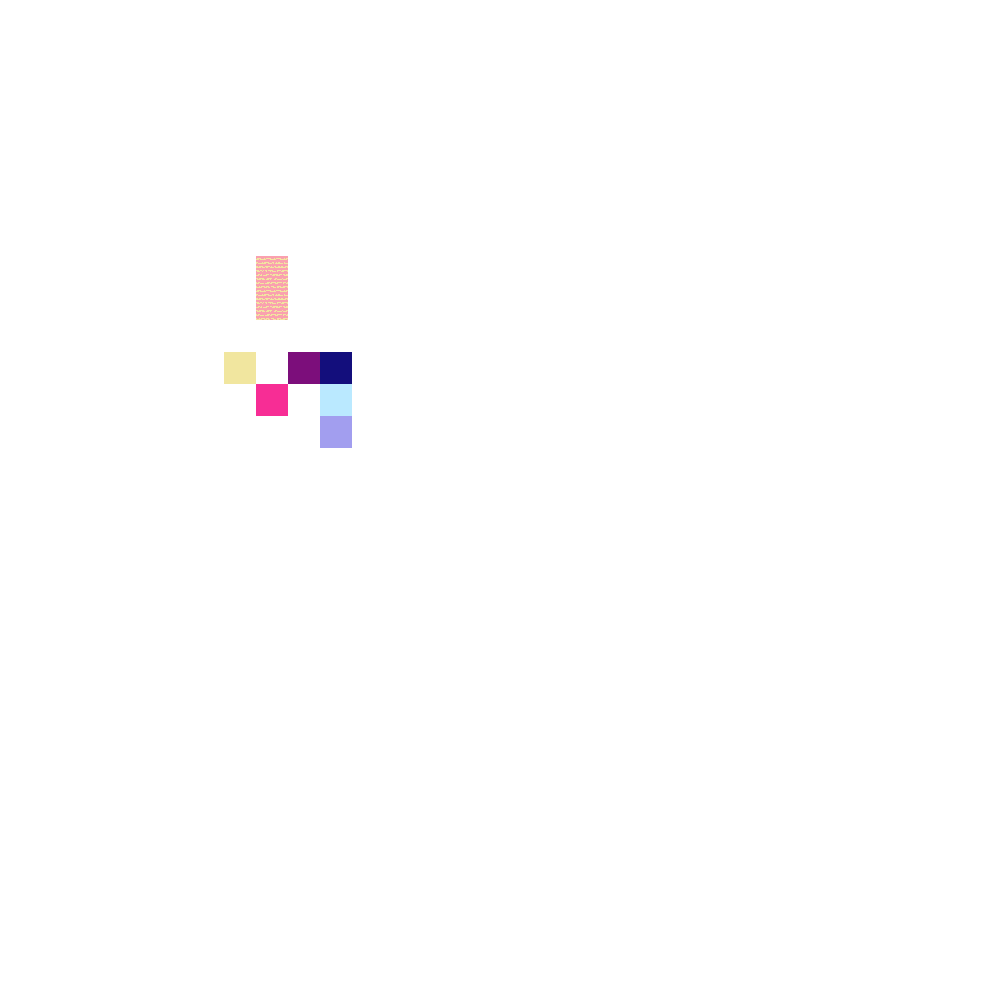
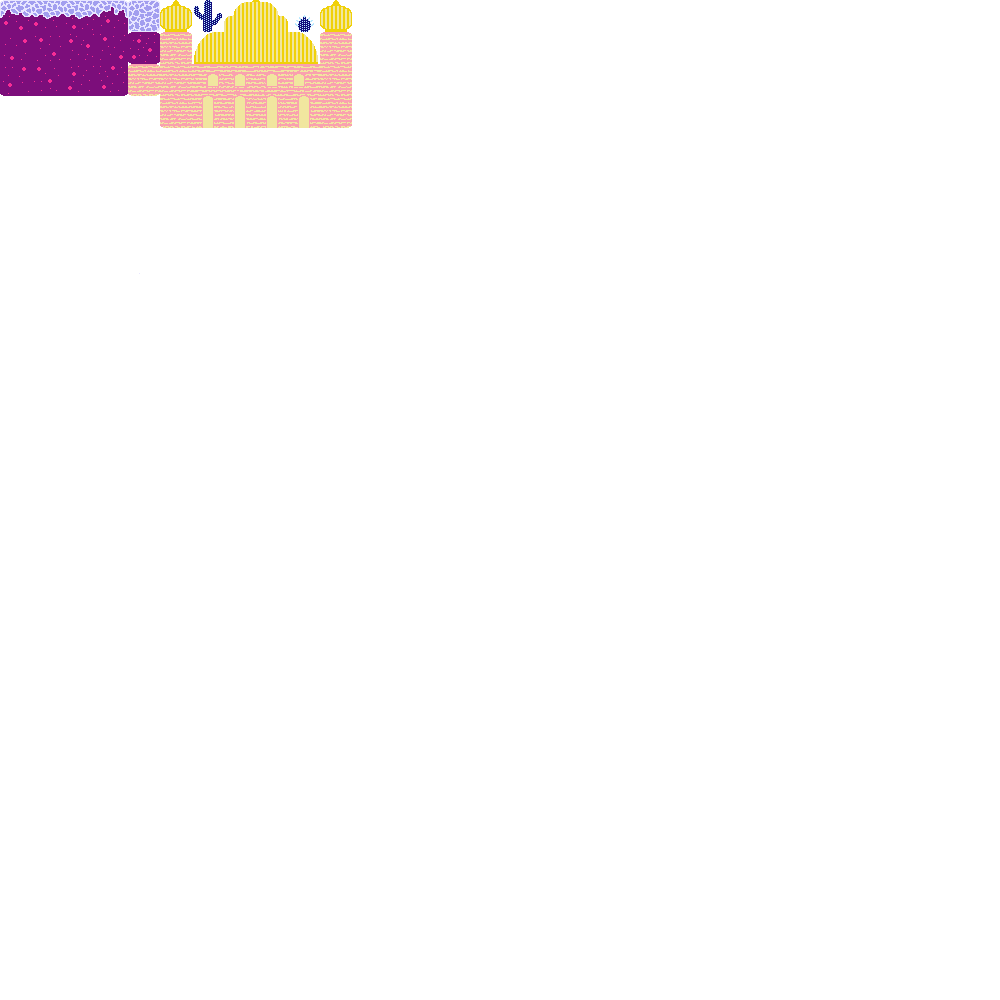
Layers edited between the first and the second 1000 x 1000 image:
removed layer "magenta" over left=256, top=384, right=288, bottom=416
removed layer "lavender" over left=320, top=416, right=352, bottom=448
removed layer "light blue" over left=320, top=384, right=352, bottom=416
removed layer "dark blue" over left=320, top=352, right=352, bottom=384
removed layer "purple" over left=288, top=352, right=320, bottom=384
removed layer "dull yellow" over left=224, top=352, right=256, bottom=384
removed layer "brick lines copy" over left=256, top=256, right=288, bottom=288
added layer "trap" above "brick tiles" over left=194, top=0, right=314, bottom=32
renamed "brick lines" to "brick tiles", painted on it over left=160, top=0, right=352, bottom=320
added layer "single blocks" above "ground" over left=128, top=0, right=160, bottom=96
added layer "ground" above "Background" over left=0, top=0, right=140, bottom=274
